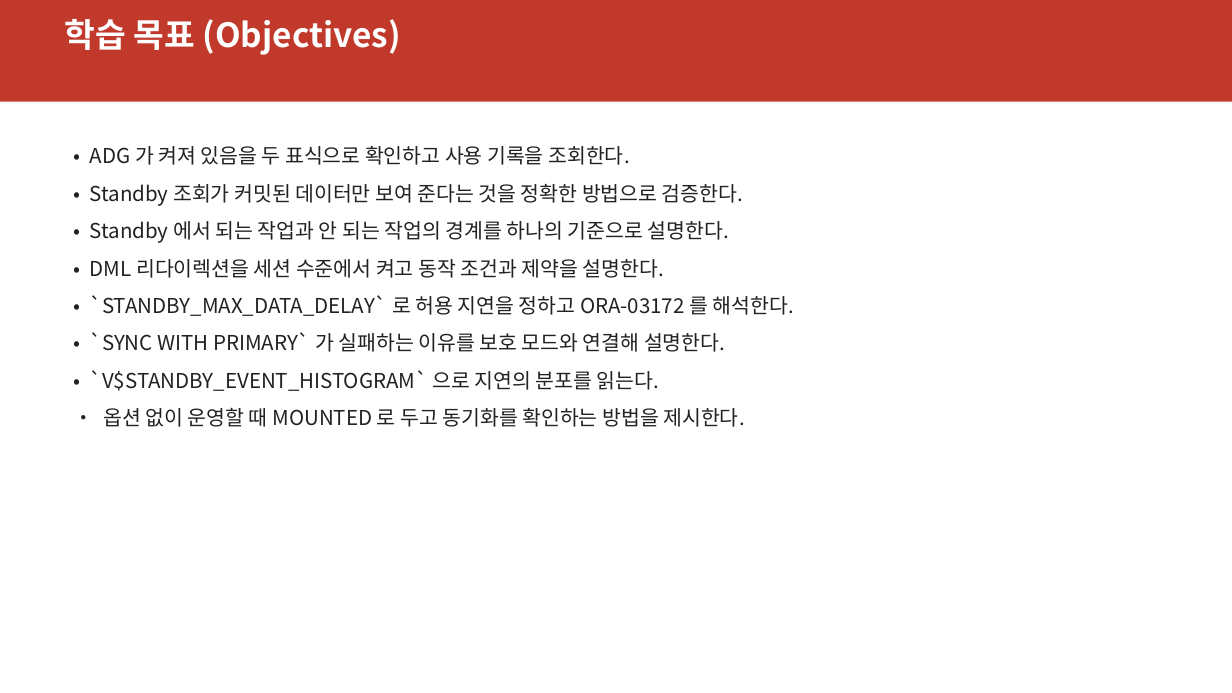
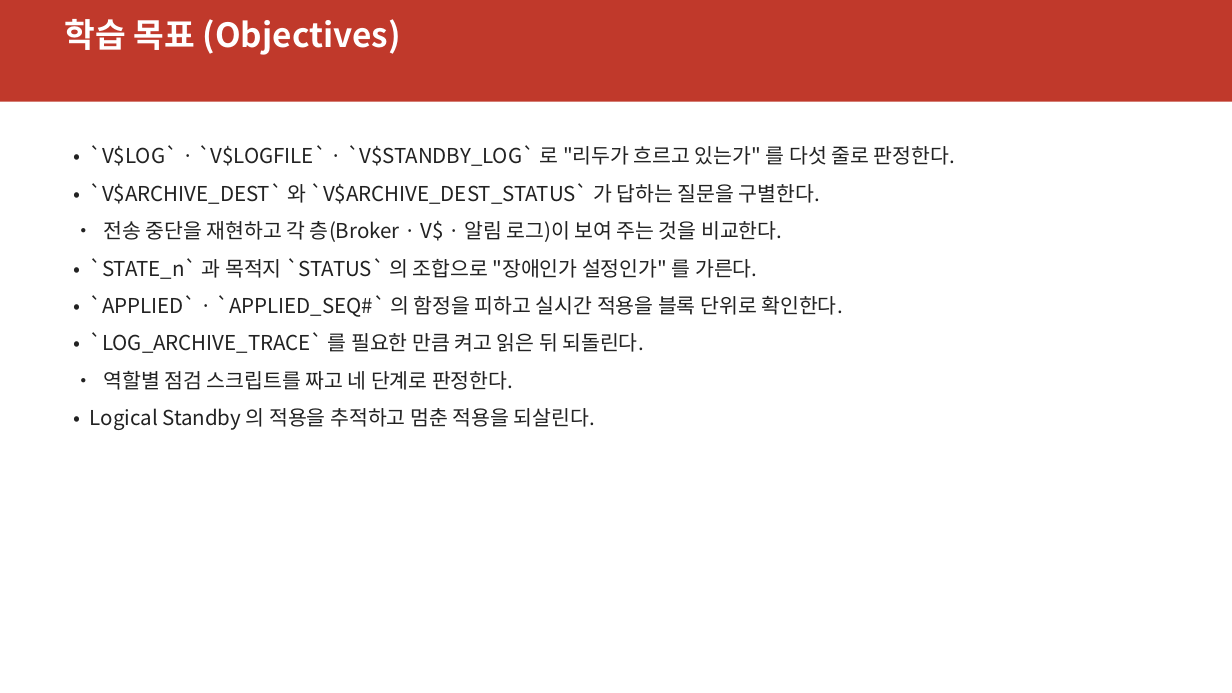
Before and after one commit to elpisk/OracleManual, a slide deck: slide 2 of ADG/15장/15장_V뷰기반모니터링과문제해결.pptx. Drawn at 1232x693 pixels with LibreOffice and Linux fonts; fonts in the diff are those of the drawing. Boxes give left, top, right and bottom in pixels: in the first picture for what was removed or moved away, otherwise in the second. Text is boxed around its words. In the diff, an @@ line names an element or a change of style, - is before the commit and + after.

```diff
--- a/ADG/15장/15장_V뷰기반모니터링과문제해결.pptx
+++ b/ADG/15장/15장_V뷰기반모니터링과문제해결.pptx
@@ text at (x1=90, y1=145, x2=955, y2=430): text changed @@
-• ADG 가 켜져 있음을 두 표식으로 확인하고 사용 기록을 조회한다.
-• Standby 조회가 커밋된 데이터만 보여 준다는 것을 정확한 방법으로 검증한다.
-• Standby 에서 되는 작업과 안 되는 작업의 경계를 하나의 기준으로 설명한다.
-• DML 리다이렉션을 세션 수준에서 켜고 동작 조건과 제약을 설명한다.
-• `STANDBY_MAX_DATA_DELAY` 로 허용 지연을 정하고 ORA-03172 를 해석한다.
-• `SYNC WITH PRIMARY` 가 실패하는 이유를 보호 모드와 연결해 설명한다.
-• `V$STANDBY_EVENT_HISTOGRAM` 으로 지연의 분포를 읽는다.
-• 옵션 없이 운영할 때 MOUNTED 로 두고 동기화를 확인하는 방법을 제시한다.
+• `V$LOG` · `V$LOGFILE` · `V$STANDBY_LOG` 로 "리두가 흐르고 있는가" 를 다섯 줄로 판정한다.
+• `V$ARCHIVE_DEST` 와 `V$ARCHIVE_DEST_STATUS` 가 답하는 질문을 구별한다.
+• 전송 중단을 재현하고 각 층(Broker · V$ · 알림 로그)이 보여 주는 것을 비교한다.
+• `STATE_n` 과 목적지 `STATUS` 의 조합으로 "장애인가 설정인가" 를 가른다.
+• `APPLIED` · `APPLIED_SEQ#` 의 함정을 피하고 실시간 적용을 블록 단위로 확인한다.
+• `LOG_ARCHIVE_TRACE` 를 필요한 만큼 켜고 읽은 뒤 되돌린다.
+• 역할별 점검 스크립트를 짜고 네 단계로 판정한다.
+• Logical Standby 의 적용을 추적하고 멈춘 적용을 되살린다.
```
Also in this commit, not shown: 9 other slides changed, 43 slides added, 28 slides removed, 5 other files.
